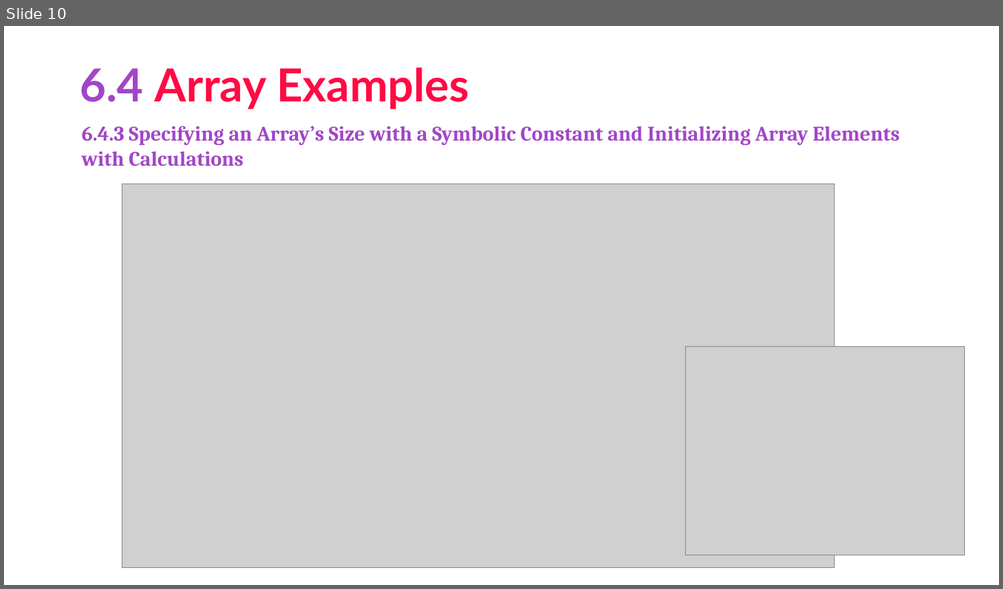
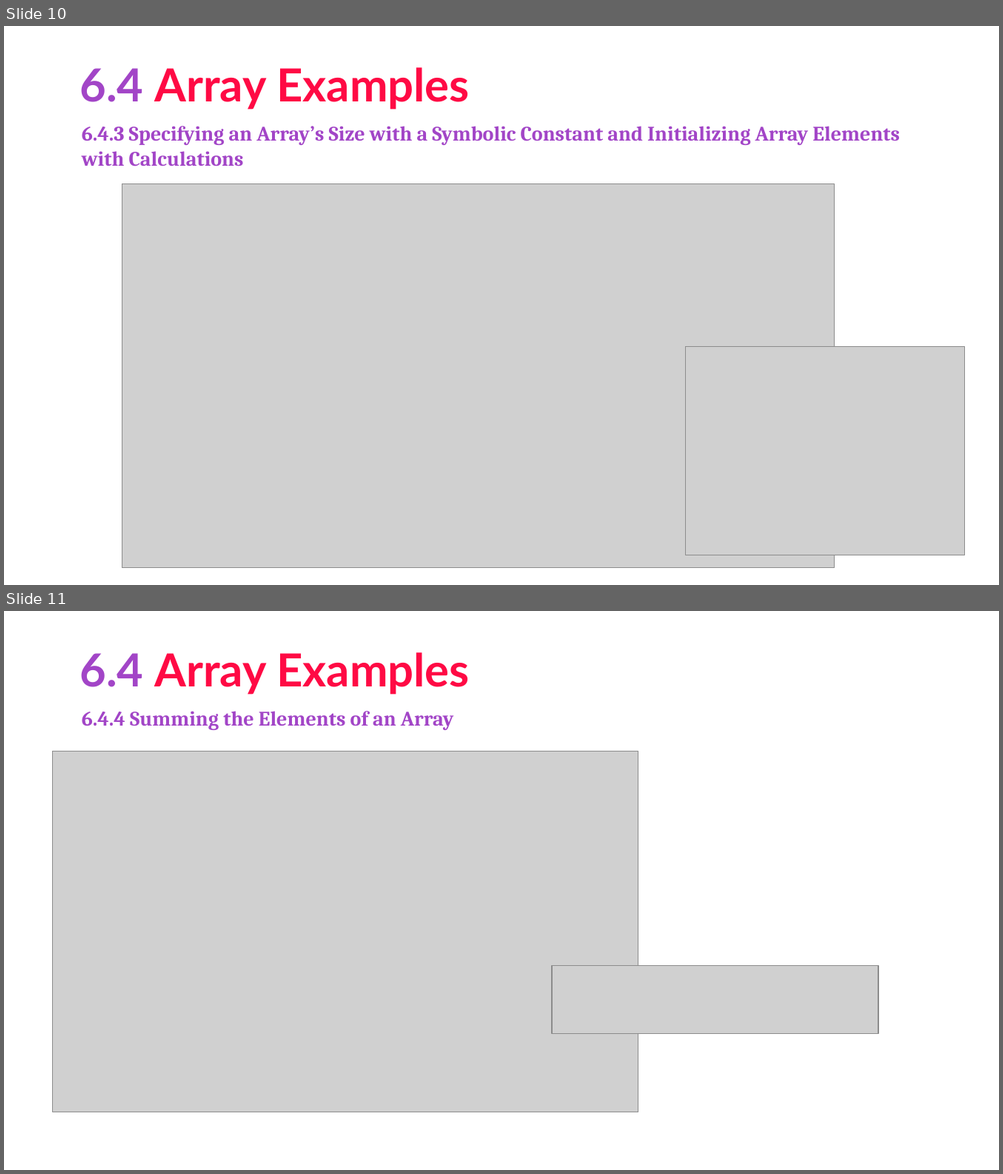
Before and after one commit to asimriaz/FOP, a slide deck: Chapter 6.pptx. Shown one above the other, each under a label of ours: slide 10 before the commit, slides 10 and 11 after it. The pictures are 1003x589 and 1003x1174 pixels, drawn with LibreOffice and Linux fonts; fonts in the diff are those of the drawing; grey boxes stand for pictures; background and template pictures are left out. Boxes give left, top, right and bottom in pixels: in the first picture for what was removed or moved away, otherwise in the second. Text is boxed around its words. In the diff, an @@ line names an element or a change of style, - is before the commit and + after.

```diff
--- a/Chapter 6.pptx
+++ b/Chapter 6.pptx
@@ slide 11 added at (4, 611, 999, 1170), background #FFFFFF @@
@@ title added at (79, 652, 469, 695), 44 pt, text #FF0A44, bold @@
+6.4 Array Examples
@@ text added at (82, 711, 454, 730), 20 pt, text #A245C7, bold @@
+6.4.4 Summing the Elements of an Array
@@ picture added at (53, 752, 637, 1113) @@
@@ picture added at (552, 965, 879, 1034) @@
```
Also in this commit, not shown: 2 slides changed, 6 other slides added, 24 slides removed.
